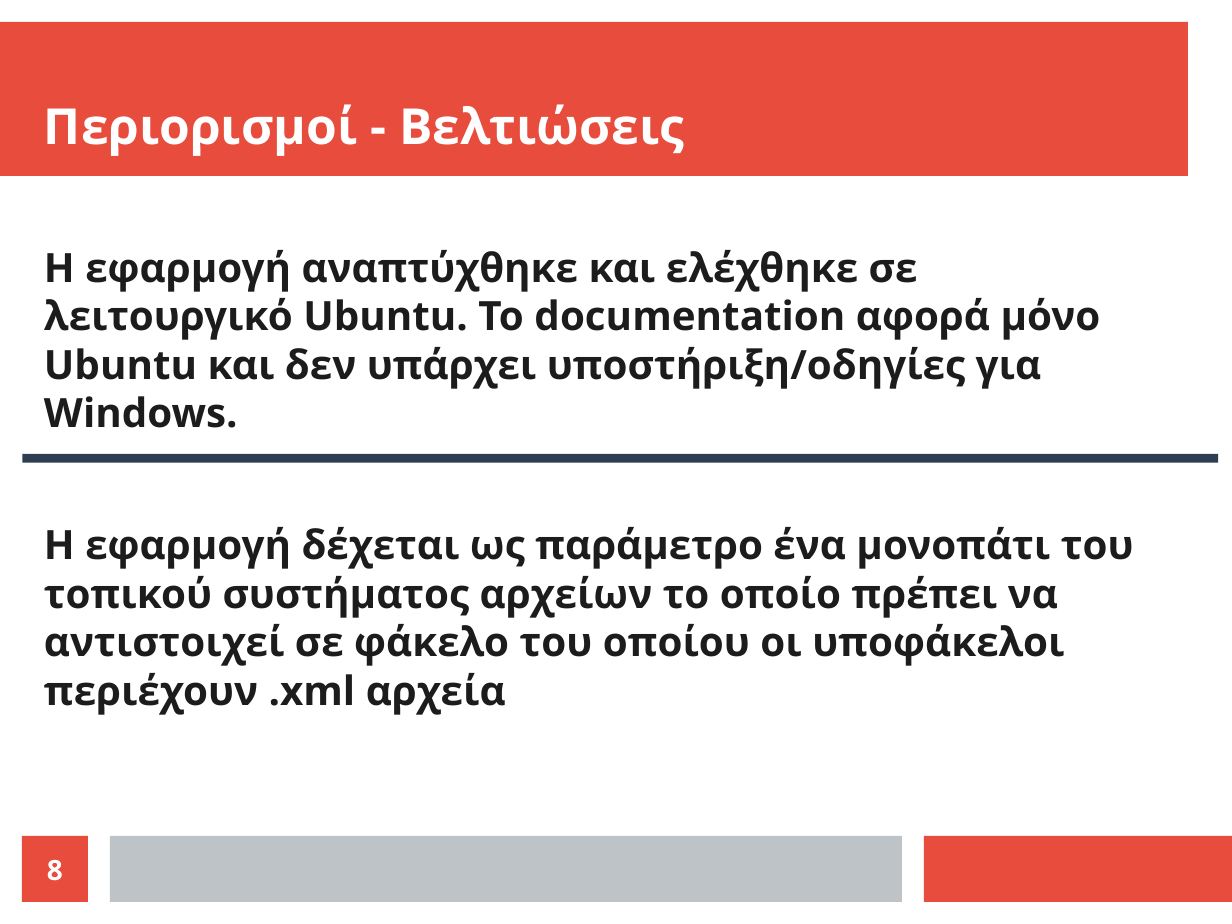
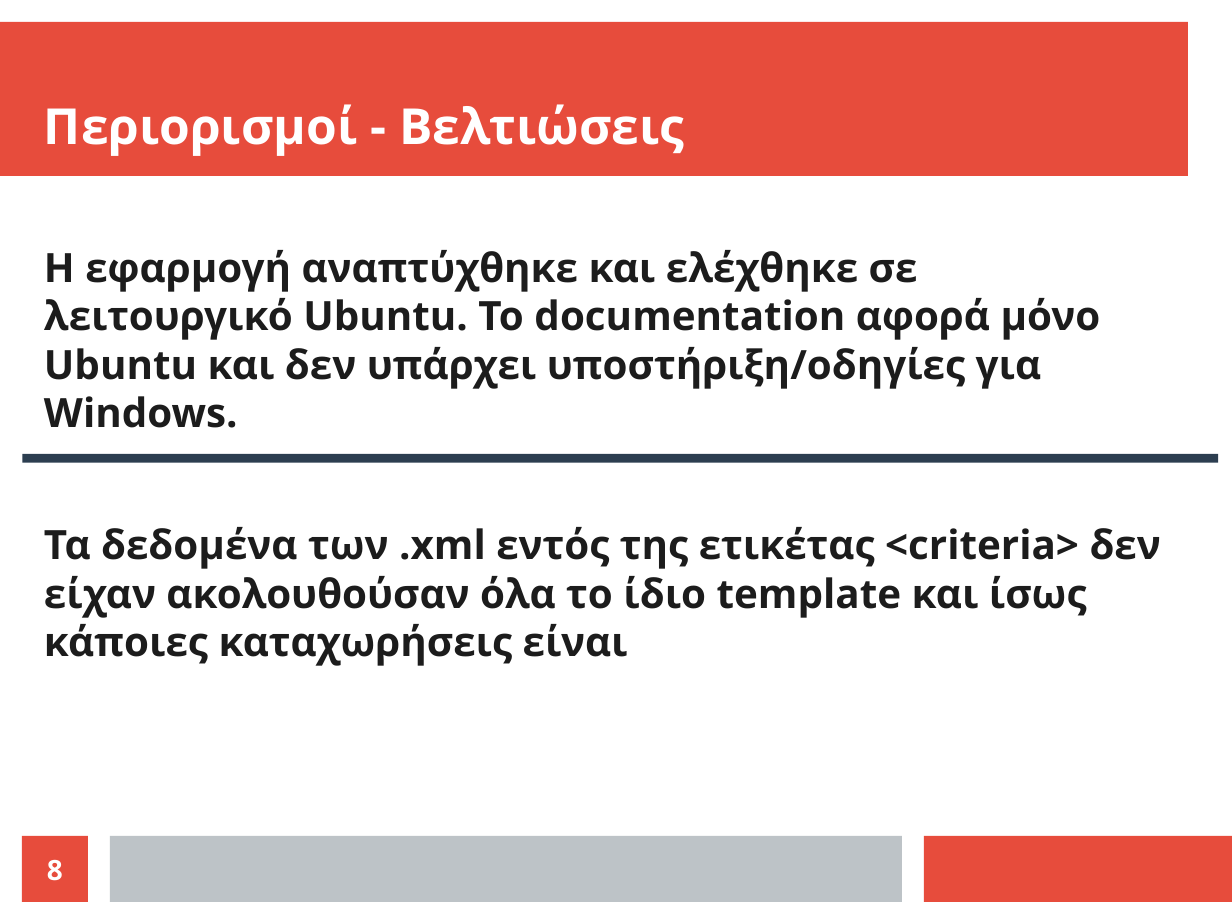
Before and after one commit to jkvoulgaridis/appathonNTUA, a slide deck: slide 8 of presebtation.odp. Drawn at 1232x924 pixels with LibreOffice and Linux fonts; fonts in the diff are those of the drawing. Boxes give left, top, right and bottom in pixels: in the first picture for what was removed or moved away, otherwise in the second. Text is boxed around its words. In the diff, an @@ line names an element or a change of style, - is before the commit and + after.

```diff
--- a/presebtation.odp
+++ b/presebtation.odp
@@ text at (44,527,1161,666): text changed @@
-Η εφαρμογή δέχεται ως παράμετρο ένα μονοπάτι του τοπικού συστήματος αρχείων το οποίο πρέπει να αντιστοιχεί σε φάκελο του οποίου οι υποφάκελοι περιέχουν .xml αρχεία
+Τα δεδομένα των .xml εντός της ετικέτας <criteria> δεν είχαν ακολουθούσαν όλα το ίδιο template και ίσως κάποιες καταχωρήσεις είναι
```
Also in this commit, not shown: 1 other slide changed, 3 other files.
